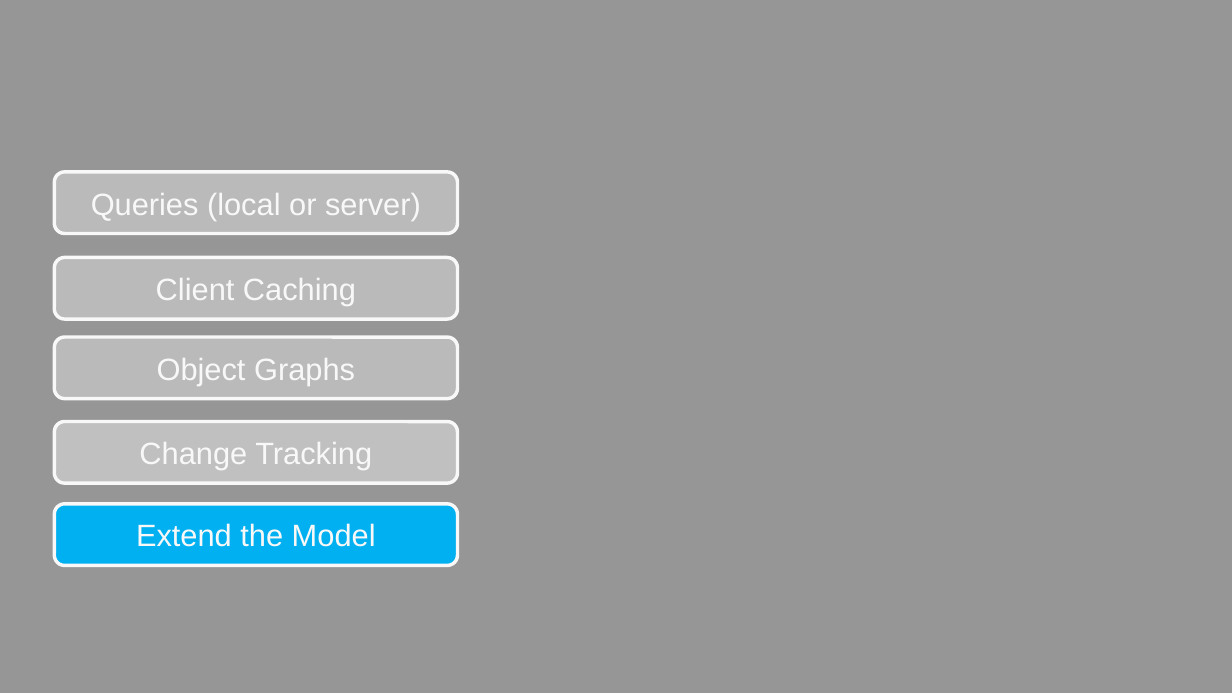
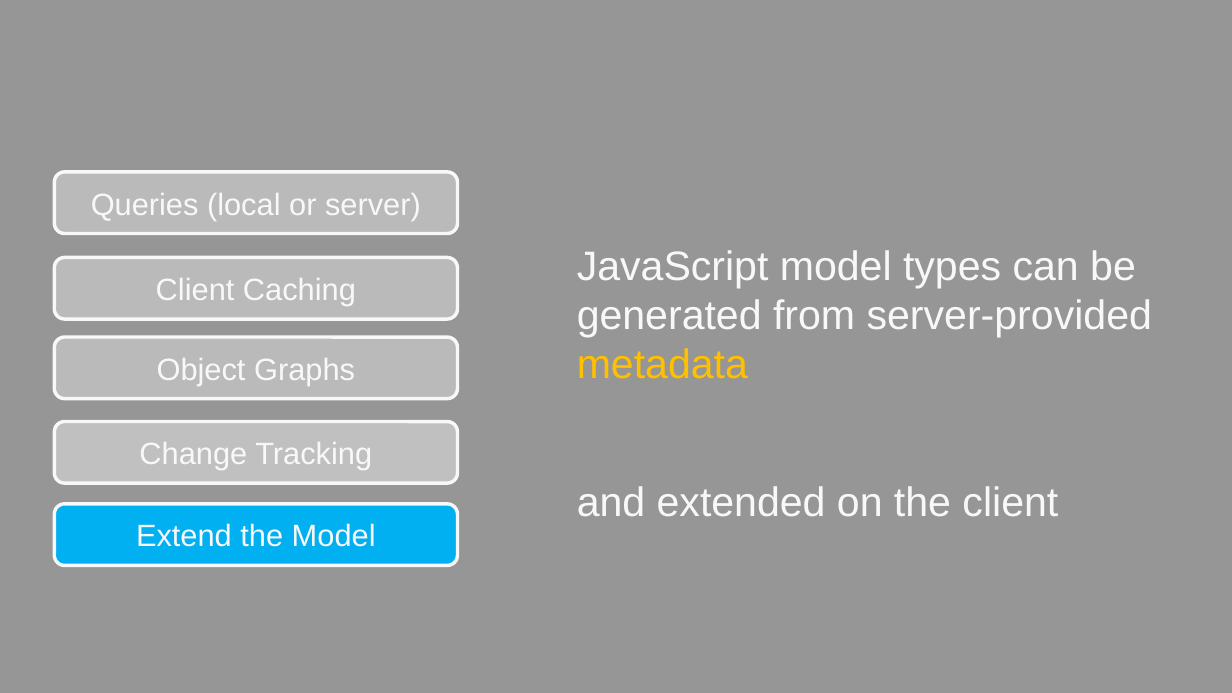
Before and after one commit to wardbell/js4netdev, a slide deck: slide 33 of Bell_ASPConnections_SPAwithBreeze_APA306.pptx (slide 32 before the commit). Drawn at 1232x693 pixels with LibreOffice and Linux fonts; fonts in the diff are those of the drawing; background and template pictures are left out. Boxes give left, top, right and bottom in pixels: in the first picture for what was removed or moved away, otherwise in the second. Text is boxed around its words. In the diff, an @@ line names an element or a change of style, - is before the commit and + after.

```diff
--- a/Bell_ASPConnections_SPAwithBreeze_APA306.pptx
+++ b/Bell_ASPConnections_SPAwithBreeze_APA306.pptx
@@ text added at [577,250,1152,379], 24 pt, text #F8F8F8 @@
+JavaScript model types can be generated from server-provided metadata
@@ text added at [577,486,1058,516], 24 pt, text #F8F8F8 @@
+and extended on the client
```
Also in this commit, not shown: 9 other slides changed, 4 slides added, 1 slide removed.
